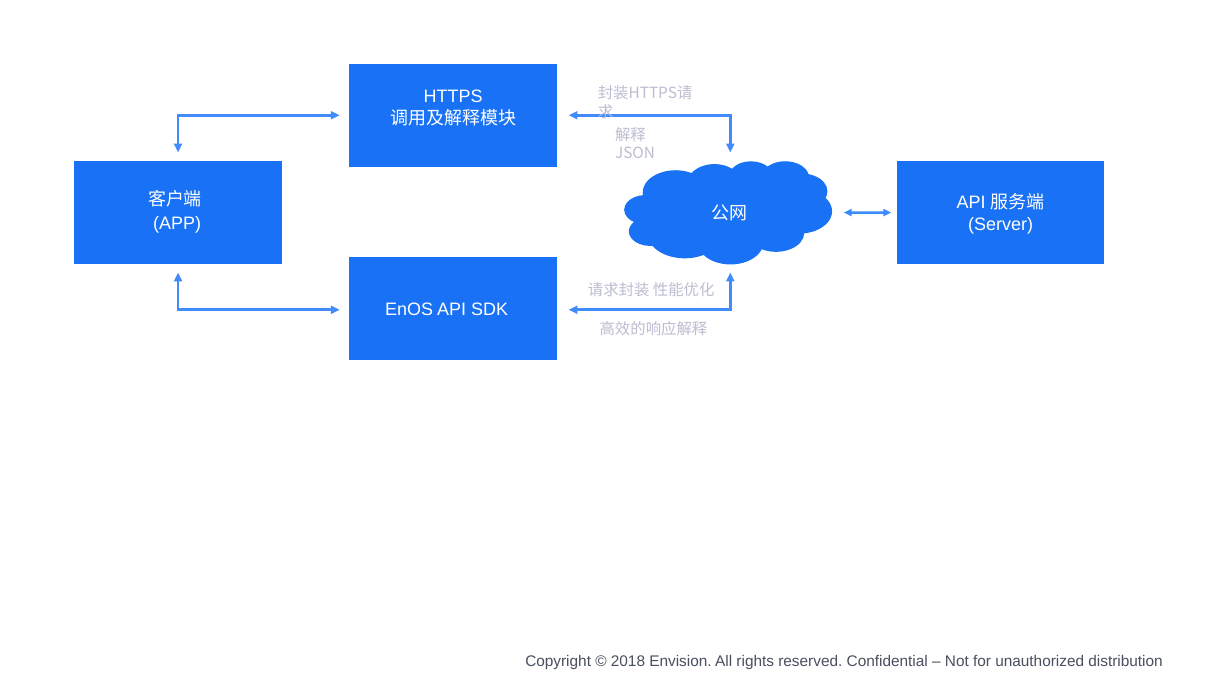
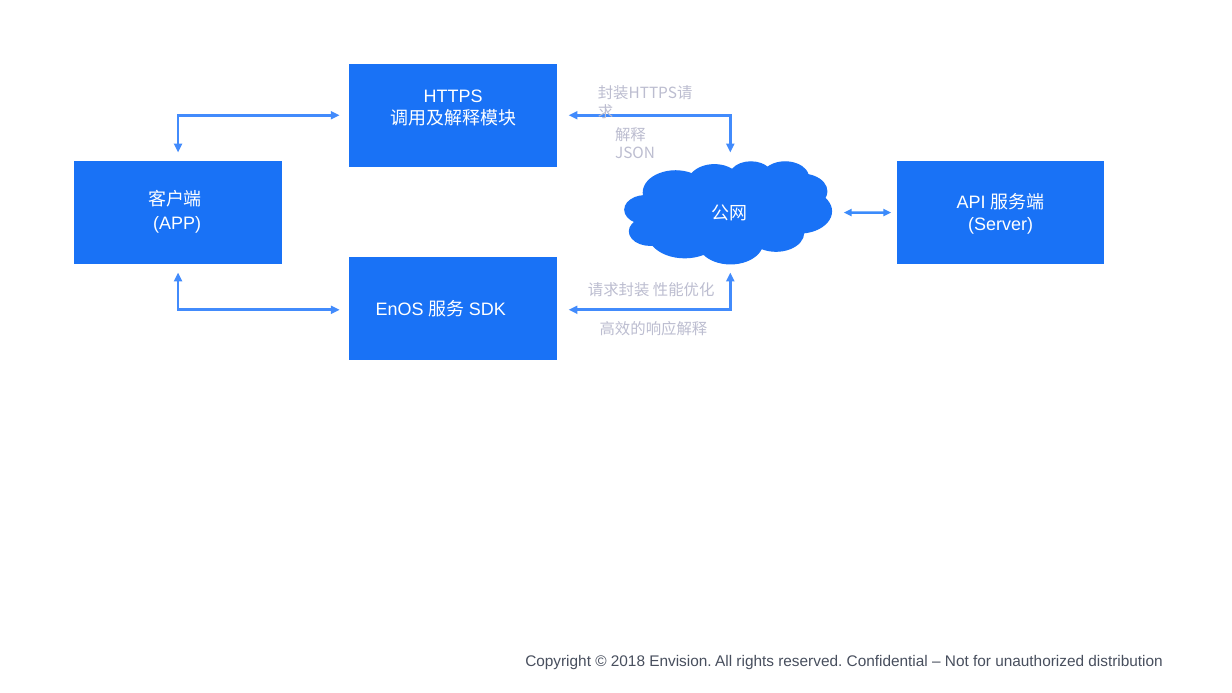
Before and after one commit to EnvisionDoc/app_development_zh, a slide deck: slide 1 of media/api_calling_process.pptx. Drawn at 1232x693 pixels with LibreOffice and Linux fonts; fonts in the diff are those of the drawing; background and template pictures are left out. Boxes give left, top, right and bottom in pixels: in the first picture for what was removed or moved away, otherwise in the second. Text is boxed around its words. In the diff, an @@ line names an element or a change of style, - is before the commit and + after.

```diff
--- a/media/api_calling_process.pptx
+++ b/media/api_calling_process.pptx
@@ text at [376,300,506,317]: text changed @@
-EnOS API SDK
+EnOS 服务 SDK
```
Also in this commit, not shown: 6 other files.
